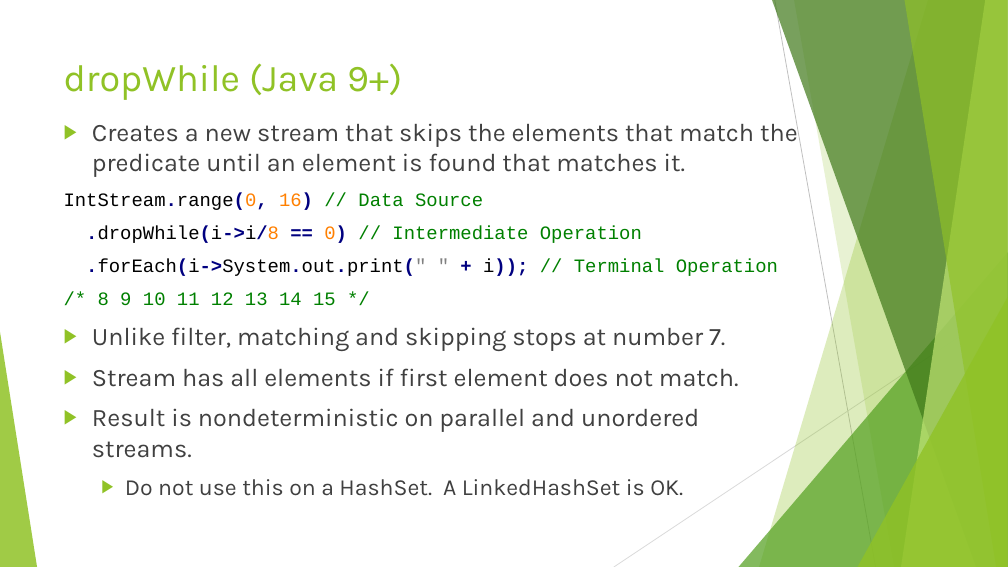
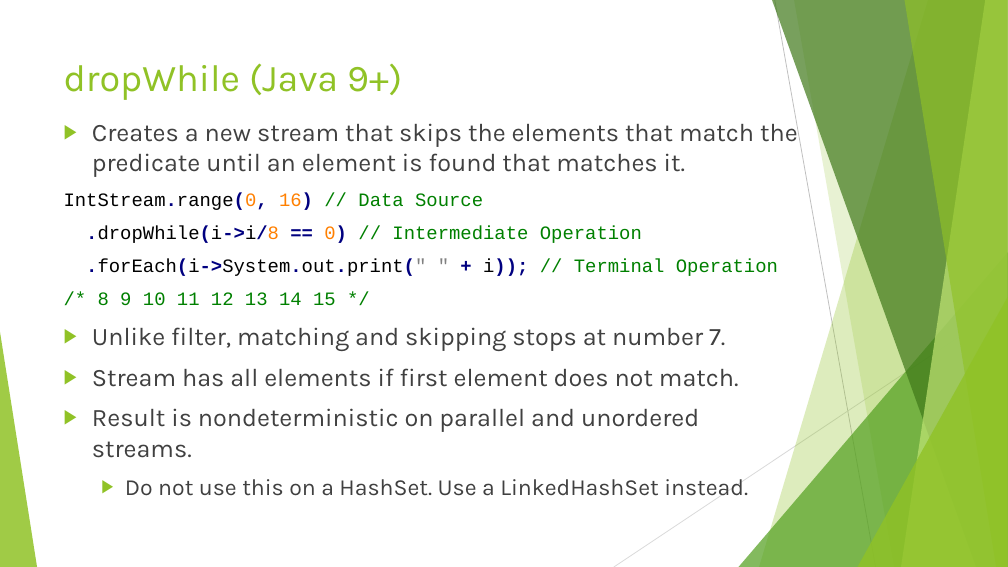
Before and after one commit to RichardRoda/2017-CodePaLOUsa-Lambda, a slide deck: slide 41 of Learning to Love the Lambda in the Stream.pptx (slide 40 before the commit). Drawn at 1008x567 pixels with LibreOffice and Linux fonts; fonts in the diff are those of the drawing. Boxes give left, top, right and bottom in pixels: in the first picture for what was removed or moved away, otherwise in the second. Text is boxed around its words. In the diff, an @@ line names an element or a change of style, - is before the commit and + after.

```diff
--- a/Learning to Love the Lambda in the Stream.pptx
+++ b/Learning to Love the Lambda in the Stream.pptx
@@ text at box(125, 479, 748, 496): text changed @@
-  ▶ Do not use this on a HashSet. A LinkedHashSet is OK.
+  ▶ Do not use this on a HashSet. Use a LinkedHashSet instead.
```
Also in this commit, not shown: 5 other slides changed, 1 slide added.
